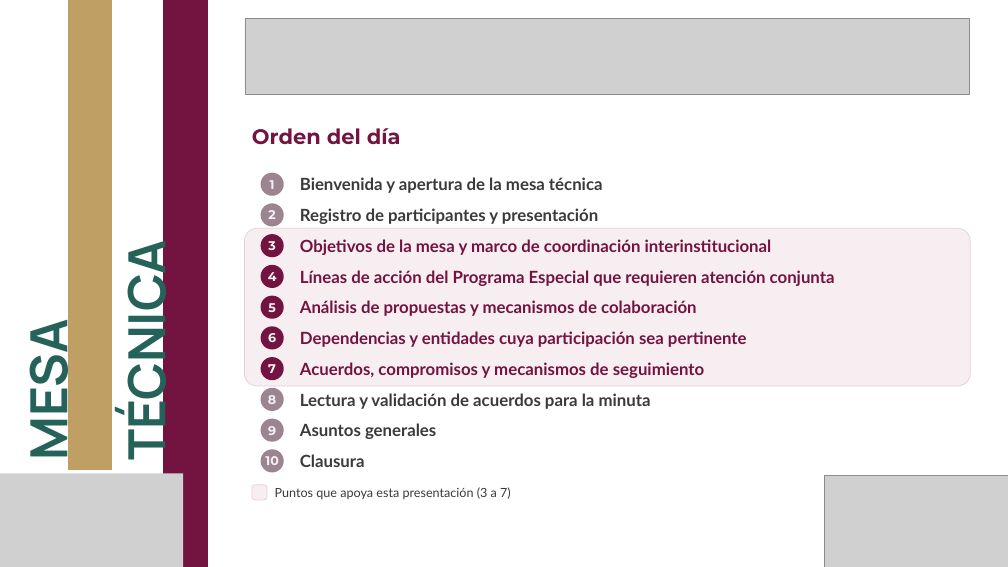
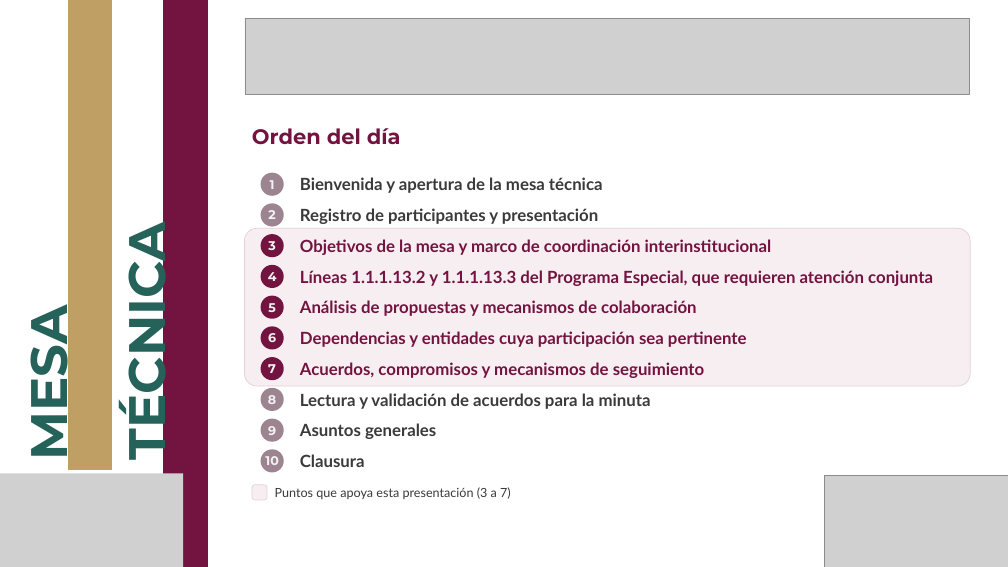
Before and after one commit to MIGUEL-TGH/proyecto-ippi, a slide deck: slide 2 of presupuesto-transversal/2026-11-04 - presentacion-mesa-tecnica-ippi-secihti.pptx. Drawn at 1008x567 pixels with LibreOffice and Linux fonts; fonts in the diff are those of the drawing; grey boxes stand for pictures; background and template pictures are left out. Boxes give left, top, right and bottom in pixels: in the first picture for what was removed or moved away, otherwise in the second. Text is boxed around its words. In the diff, an @@ line names an element or a change of style, - is before the commit and + after.

```diff
--- a/presupuesto-transversal/2026-11-04 - presentacion-mesa-tecnica-ippi-secihti.pptx
+++ b/presupuesto-transversal/2026-11-04 - presentacion-mesa-tecnica-ippi-secihti.pptx
@@ text "MESA" at [10,320,81,455]: font Manrope to Montserrat @@
@@ text "MESA": place and size @@
-text "MESA" at [13,333,83,457]
+text "MESA" at [10,320,81,455]
@@ text "TÉCNICA": place and size @@
-text "TÉCNICA" at [111,262,181,453]
+text "TÉCNICA" at [108,245,179,453]
@@ text "TÉCNICA" at [108,245,179,453]: font Manrope to Montserrat @@
@@ text at [300,270,933,286]: text changed @@
-Líneas de acción del Programa Especial que requieren atención conjunta
+Líneas 1.1.1.13.2 y 1.1.1.13.3 del Programa Especial, que requieren atención conjunta
```
Also in this commit, not shown: 13 other slides changed, 20 other files.
